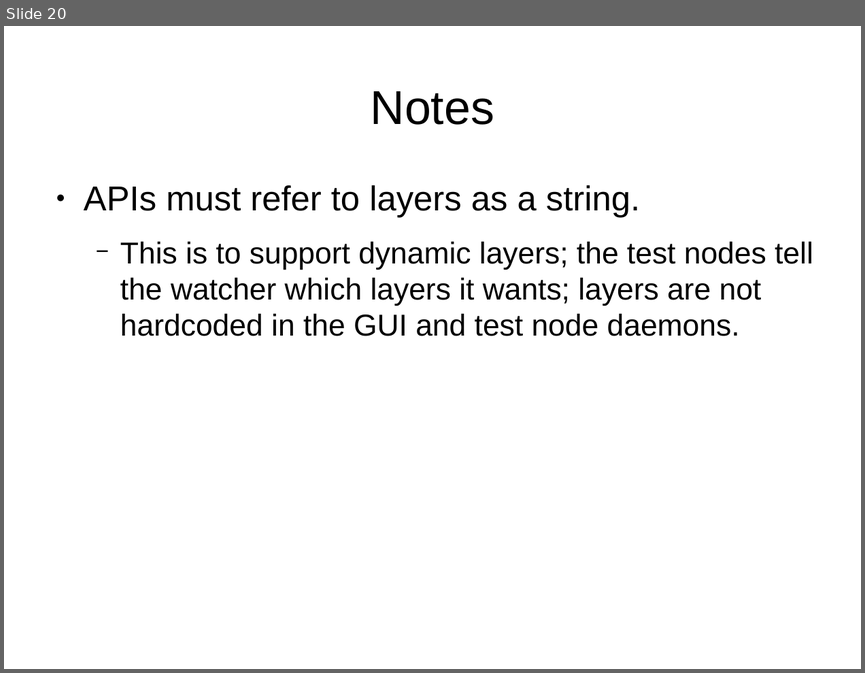
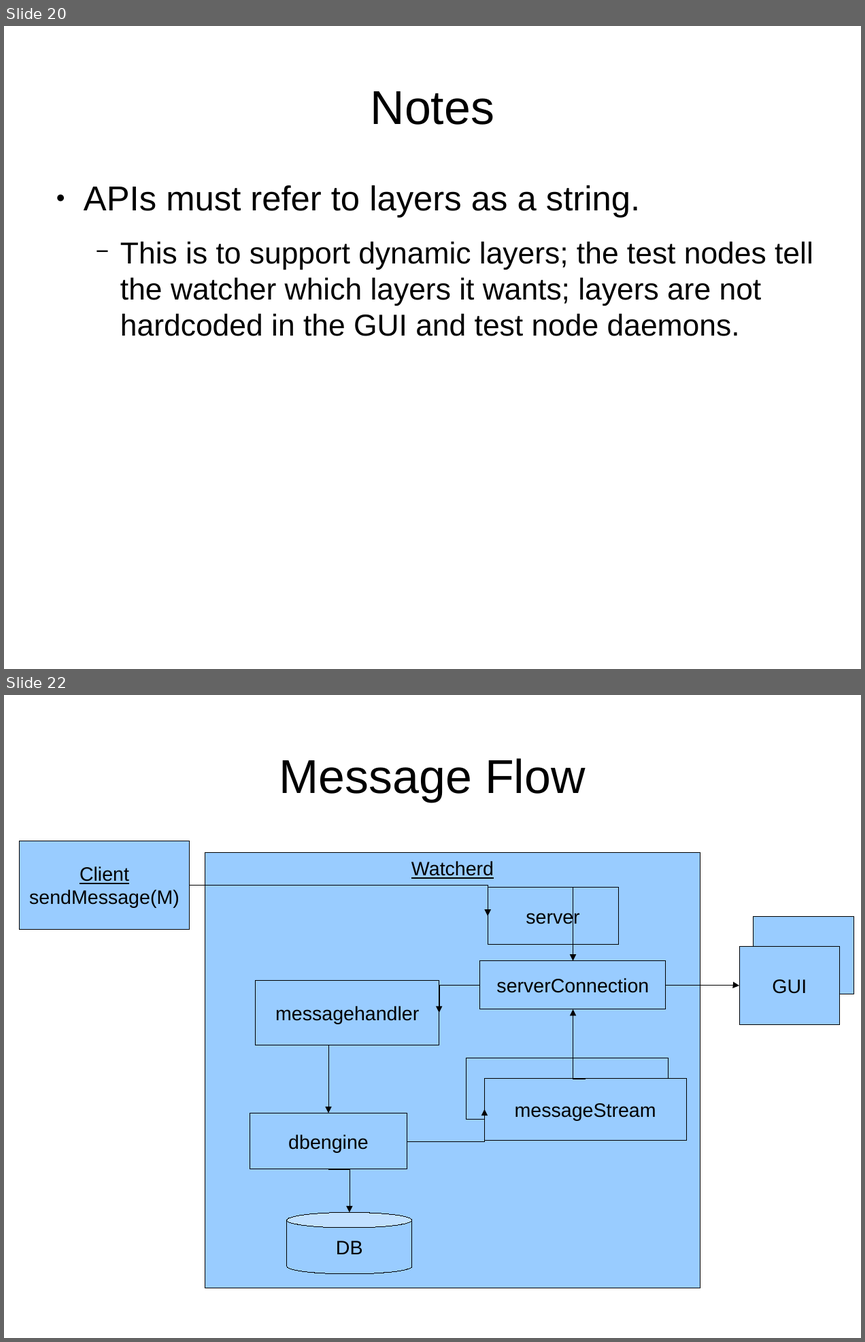
Before and after one commit to glawler/watcher-visualization, a slide deck: doc/WatcherArchitecture.odp. Shown one above the other, each under a label of ours: slide 20 before the commit, slides 20 and 22 after it; the slides between them are not shown. The pictures are 865x673 and 865x1342 pixels, drawn with LibreOffice and Linux fonts; fonts in the diff are those of the drawing. Boxes give left, top, right and bottom in pixels: in the first picture for what was removed or moved away, otherwise in the second. Text is boxed around its words. In the diff, an @@ line names an element or a change of style, - is before the commit and + after.

Commit message:
WatchArch doc: added to crappy slides "explaining" the watcherd arch.

```diff
--- a/doc/WatcherArchitecture.odp
+++ b/doc/WatcherArchitecture.odp
@@ slide 22 added at bbox=[4, 695, 861, 1338], background #FFFFFF @@
@@ title added at bbox=[279, 758, 585, 802], 44 pt, text #000000 @@
+Message Flow
@@ rectangle added at bbox=[19, 841, 189, 929], fill #99CCFF, outline #000000 0 pt, 18 pt, text #000000 @@
+Client
+sendMessage(M)
@@ rectangle added at bbox=[205, 853, 700, 1288], fill #99CCFF, outline #000000 0 pt, 18 pt, text #000000, underline @@
+Watcherd
@@ elbow arrow added from (190, 885) to (487, 916), #000000 0 pt @@
@@ rectangle added at bbox=[487, 887, 618, 945], fill #99CCFF, outline #000000 0 pt, 18 pt, text #000000 @@
+server
@@ elbow arrow added from (553, 887) to (573, 961), #000000 0 pt @@
@@ rectangle added at bbox=[753, 917, 854, 994], fill #99CCFF, outline #000000 0 pt, 18 pt, text #000000 @@
+GUI
@@ rectangle added at bbox=[740, 947, 840, 1025], fill #99CCFF, outline #000000 0 pt, 18 pt, text #000000 @@
+GUI
@@ rectangle added at bbox=[480, 961, 666, 1010], fill #99CCFF, outline #000000 0 pt, 18 pt, text #000000 @@
+serverConnection
@@ rectangle added at bbox=[256, 981, 439, 1045], fill #99CCFF, outline #000000 0 pt, 18 pt, text #000000 @@
+messagehandler
@@ elbow arrow added from (480, 985) to (439, 1012), #000000 0 pt @@
@@ elbow arrow added from (666, 985) to (740, 986), #000000 0 pt @@
@@ elbow arrow added from (585, 1079) to (573, 1009), #000000 0 pt @@
@@ elbow arrow added from (347, 1045) to (328, 1113), #000000 0 pt @@
@@ rectangle added at bbox=[466, 1058, 668, 1119], fill #99CCFF, outline #000000 0 pt, 18 pt, text #000000 @@
+messageStream
@@ rectangle added at bbox=[485, 1079, 687, 1140], fill #99CCFF, outline #000000 0 pt, 18 pt, text #000000 @@
+messageStream
@@ rectangle added at bbox=[250, 1113, 407, 1169], fill #99CCFF, outline #000000 0 pt, 18 pt, text #000000 @@
+dbengine
@@ elbow arrow added from (407, 1141) to (485, 1109), #000000 0 pt @@
@@ elbow arrow added from (328, 1169) to (349, 1212), #000000 0 pt @@
@@ cylinder added at bbox=[287, 1212, 412, 1274], fill #99CCFF, outline #000000 0 pt, 18 pt, text #000000 @@
+DB
```
Also in this commit, not shown: 1 other slide added.
